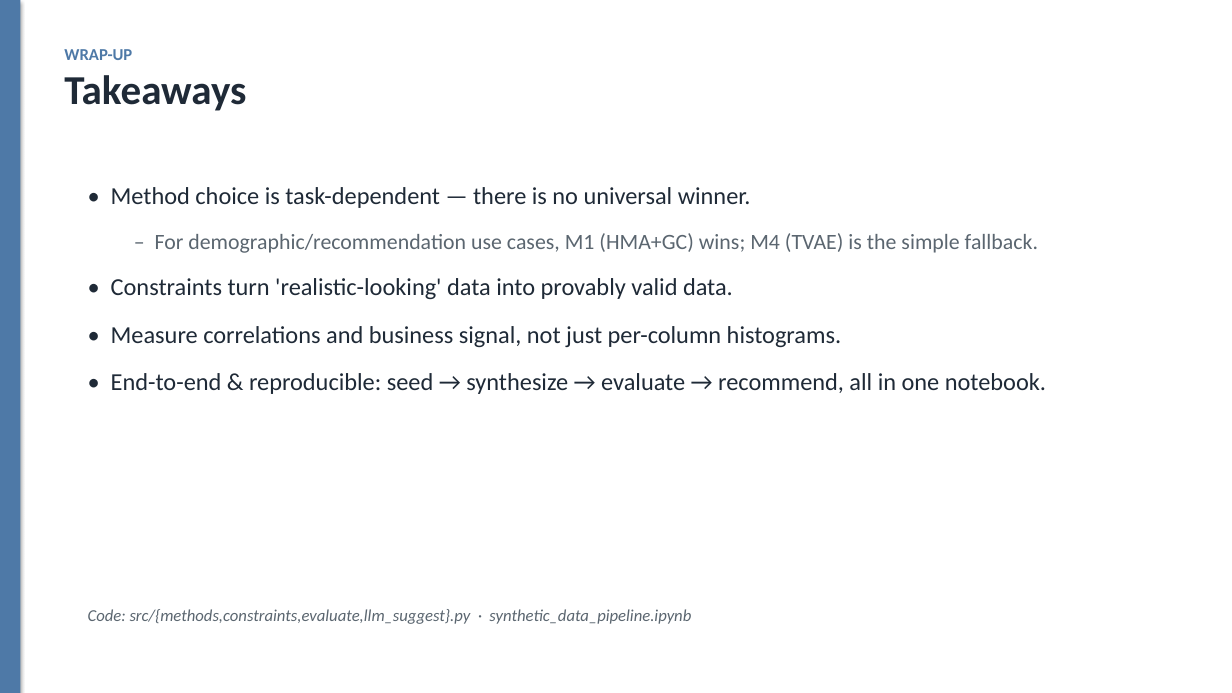
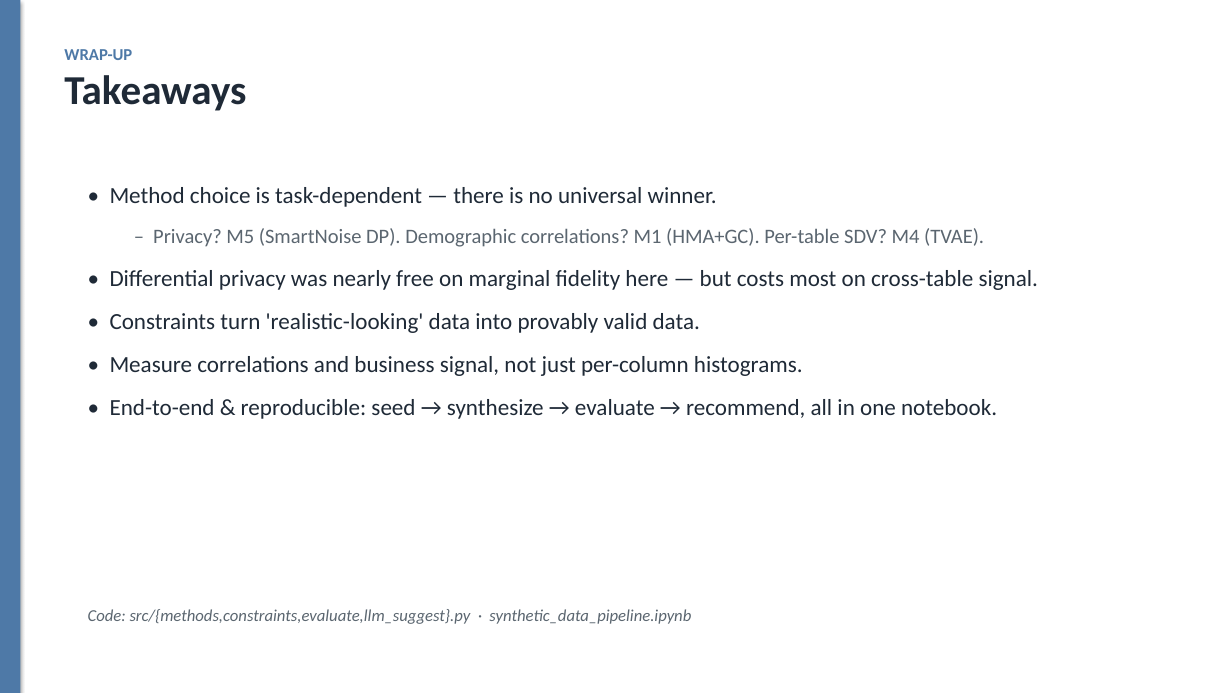
Before and after one commit to dylanwang2111/synthetic_data_gen, a slide deck: slide 14 of slides.pptx. Drawn at 1232x693 pixels with LibreOffice and Linux fonts; fonts in the diff are those of the drawing. Boxes give left, top, right and bottom in pixels: in the first picture for what was removed or moved away, otherwise in the second. Text is boxed around its words. In the diff, an @@ line names an element or a change of style, - is before the commit and + after.

Commit message:
Add Method 5: SmartNoise MST (differential privacy) to the comparison
- New src/smartnoise_method.py — Method 5 using OpenDP SmartNoise MST under a
  formal (e, d)-differential-privacy guarantee (the one property no SDV method
  has). Fits per table; encodes transaction_date as a day-offset; restores
  business rules (domain clipping + product->category) by post-processing, since
  DP synthesizers don't take SDV constraints. Validated: 0 orphan FKs, 0 drift,
  all domains valid.
- Notebook: M5 train/generate cells, registered in the comparison, adherence and
  conclusion updated to 5 methods; distribution cell rebuilt into a 2x2 of
  per-variable charts (grey Real fill + coloured step outlines) that also emits
  the individual dist_*.png used by the deck. Re-run end-to-end on the py3-TF2
  kernel.
- Results: M5 leads overall quality (0.887), txn shapes (0.880) and autocorr
  (0.005) while providing DP; weakest on cross-table MAD (0.297). M1 still best
  on customer pair trends (0.720).
- README + slides.pptx + make_slides.py updated for 5 methods (SDV vs OpenDP),
  the privacy dimension, and refreshed LLM demo output. requirements.txt adds
  smartnoise-synth, openai, python-pptx.

```diff
--- a/slides.pptx
+++ b/slides.pptx
@@ text at [110,187,997,419]: size 19 to 18 pt in "• Method choice is task-dependent — there ...", "• Constraints turn 'realistic-looking' data into provably ...", "• Measure correlations and business signal, not ...", "• End-to-end & reproducible: seed → synthesize ..."; less space between paragraphs @@
@@ text at [110,228,1038,290]: text changed; size 17 to 18 pt; text colour #5B6670 to #1F2A37 @@
-  – For demographic/recommendation use cases, M1 (HMA+GC) wins; M4 (TVAE) is the simple fallback.
+  – Privacy? M5 (SmartNoise DP). Demographic correlations? M1 (HMA+GC). Per-table SDV? M4 (TVAE).
+• Differential privacy was nearly free on marginal fidelity here — but costs most on cross-table signal.
```
Also in this commit, not shown: 7 other slides changed, 33 other files.
